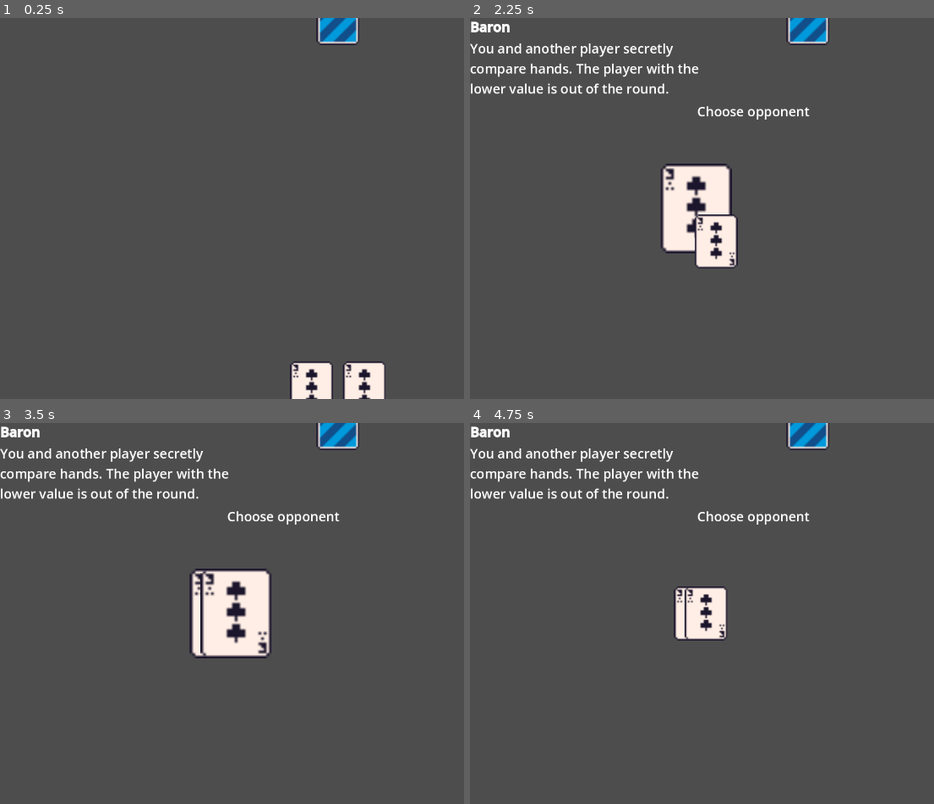
Above: before the commit, frames 1-4 (two rows, left to right).
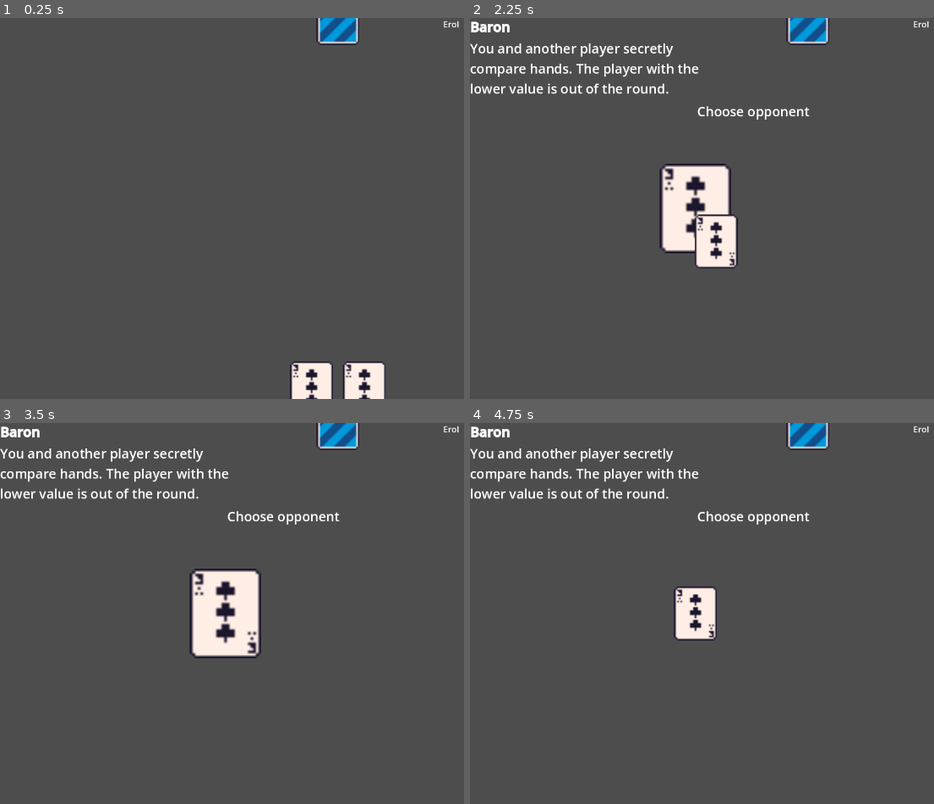
Above: after the commit, the same moments.

Repository: maxnovak/love-letter
Game: Godot game, scene res://table.tscn
Two runs of this game, one before a commit and one after it. Both use one fixed random seed, a clock stepped at 60 frames per second and the inputs below.
Inputs (mouse positions are in pixels of both pictures, inside the frame that each line leads up to):
- Up to frame 1 (0.25 s): no input
- Up to frame 2 (2.25 s): tap Enter at 0.5 s; move the mouse to (780, 387) at 0.52 s; click (780, 387) at 0.67 s; move the mouse to (808, 387) at 1.27 s; click (808, 387) at 1.42 s; move the mouse to (697, 208) at 2.02 s; click (697, 208) at 2.17 s
- Up to frame 3 (3.5 s): click (227, 613) at 2.92 s
- Up to frame 4 (4.75 s): tap Space at 3.5 s; move the mouse to (outside the picture) at 3.52 s; click (outside the picture) at 3.67 s; tap Enter at 4.25 s; move the mouse to (604, 556) at 4.27 s; click (604, 556) at 4.42 s

The runs differ from the first frame. In frame 1, less than 0.1% of the frame differs, in the area x 95-99%, y 0-3%; in frame 2, 0.5%; in frame 3, 1.7%, in the area x 43-99%, y 0-62%; in frame 4, 0.8%.
Error before the commit: Invalid call. Nonexistent function '_get_card' in base 'Nil'. (res://Table.gd:74)
Error after the commit: Invalid call. Nonexistent function '_get_card' in base 'Nil'. (res://Table.gd:76)

Commit message:
Add name for opponents and display name on win

Diff:
--- a/Table.gd
+++ b/Table.gd
@@ -14,7 +14,7 @@
 func _ready():
 	var opponent = OpponentScene.instantiate()
 	opponent.position = Vector2(640, 0)
-	opponent.name = "Opponent1"
+	opponent.name = "Erol"
 	opponent.clicked.connect(_chooseOpponent.bind(opponent))
 	add_child(opponent)
 	turnOrder = [$PlayersHand, opponent]
@@ -38,7 +38,7 @@
 		if player == $PlayersHand:
 			card._set_visible(true)
 
-	for card in $PlayersHand.get_children():
+	for card in $PlayersHand.find_children("Card*", "Node2D", true, false):
 		card.hover_over_card.connect($HUD._on_players_hand_text)
 		card.clicked_card.connect(on_Card_click.bind(card))
 
@@ -62,9 +62,11 @@
 func on_Card_click(cardType, cardToRemove):
 	if turnOrder[turn % turnOrder.size()] != $PlayersHand:
 		return
+	if $PlayersHand.get_child_count() == 1:
+		return
 
 	var otherCard
-	for card in $PlayersHand.get_children():
+	for card in $PlayersHand.find_children("Card*", "Node2D", true, false):
 		if card != cardToRemove:
 			otherCard = card
 
@@ -96,10 +98,17 @@
 
 	if deck.size() <= 1 && current_player.find_children("Card*", "Node2D", true, false).size() == 1:
 		var winner = Global.findWinner(turnOrder)
-		print(winner.name)
+		if winner == $PlayersHand:
+			$HUD.show_instruction("Winner is: You!")
+		else:
+			$HUD.show_instruction("Winner is: %s" % winner.name)
 		return
 	elif turnOrder.size() <= 1:
-		print(turnOrder[0].name)
+		var winner = turnOrder[0]
+		if winner == $PlayersHand:
+			$HUD.show_instruction("Winner is: You!")
+		else:
+			$HUD.show_instruction("Winner is: %s" % winner.name)
 		return
 
 	if dealCard == true:
@@ -145,7 +154,7 @@
 			opponentsCard._set_visible(true)
 			opponentsCard.clicked_card.connect(on_Card_click.bind(opponentsCard))
 		var playersCardToSwap = player.find_child("Card*", true, false)
-		if playersCardToSwap.hover_over_card.is_connected():
+		if playersCardToSwap.hover_over_card.is_connected($HUD._on_players_hand_text):
 			playersCardToSwap.hover_over_card.disconnect($HUD._on_players_hand_text)
 		if opponent == $PlayersHand:
 			playersCardToSwap._set_visible(true)
--- a/opponent.tscn
+++ b/opponent.tscn
@@ -13,4 +13,10 @@
 [node name="CollisionShape2D" type="CollisionShape2D" parent="Area2D"]
 shape = SubResource("RectangleShape2D_rqs40")
 
+[node name="PlayerName" type="RichTextLabel" parent="."]
+offset_left = 199.0
+offset_right = 242.0
+offset_bottom = 29.0
+text = "Erol"
+
 [connection signal="input_event" from="Area2D" to="." method="_on_area_2d_input_event"]
